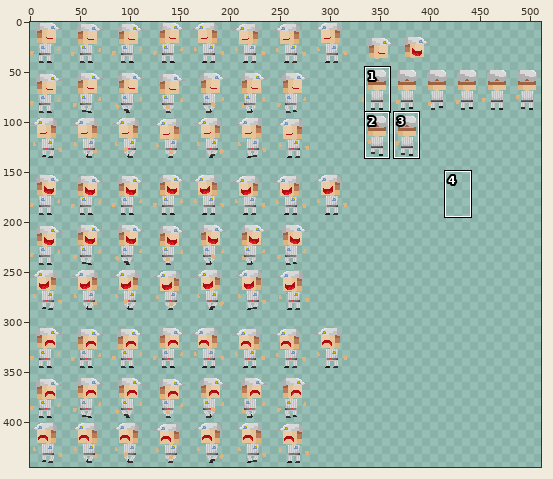
Two versions of one sprite sheet, SDL8_Handout/Game/rtype/Sprites.png. The picture above shows the old version from afar; the outline marks the close-up.
Close-up. First the earlier version:
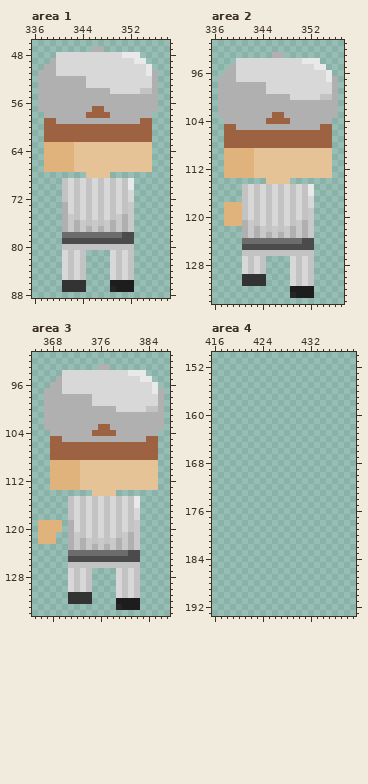
The file is 512x512 pixels. Colours within 5 levels of each other are drawn and written as one. Shown: area 1: x 336..358, y 46..88; area 2: x 336..357, y 91..134; area 3: x 365..387, y 91..134; area 4: x 416..439, y 150..193. The wide view leaves out empty margins. The commit also changed other parts of the picture, which this record leaves out.
The result:
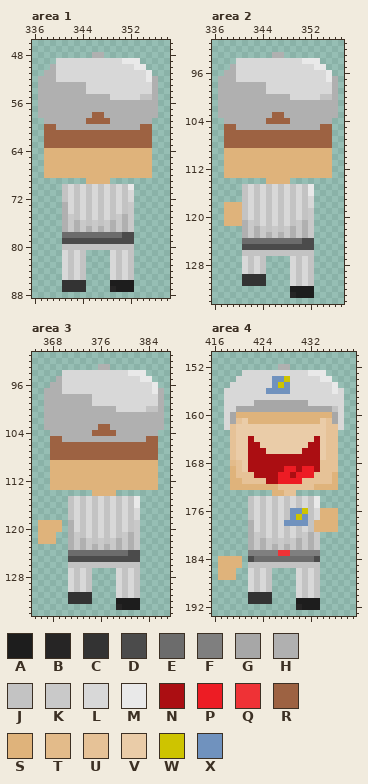
Palette (. is transparent): A #1d1d1d  B #262525  C #333333  D #4b4b4b  E #6c6c6c  F #7f7f7f  G #a7a7a7  H #b0b0b0  J #c3c3c3  K #c9c9c9  L #d8d8d8  M #e9e9e9  N #ab0e12  P #ed1c24  Q #ef3236  R #9d6242  S #dfb37b  T #e3bb8a  U #e6c297  V #eacca8  W #cec400  X #7092be
Diff:
Changed rows in their new state; - is an unchanged pixel.
Area 1:
first column x 337:
47 ---------..---------
48 ---......HH......---
49 --.-----------MM-.--
50 -.--------------MM.-
51 .------------------.
52 ---LLLLL----------M-
54 --------LLLL-----LL-
55 ------------LLLLLJJ-
57 ---------HH---------
58 H-------H--H-------H
59 -HH-----RRRR-----HH-
60 ---HHHHHHHHHHHHHH---
63 -RRRRRRRRRRRRRRRRRR-
64 ------SSSSSSSSSSSSS-
65 ------SSSSSSSSSSSSS-
66 ------SSSSSSSSSSSSS-
67 ------SSSSSSSSSSSSS-
68 -SSSSSSSSSSSSSSSSSS-
69 ----....SSSS....----
Area 2:
first column x 343:
109 SSSSSSSSSSSSS
110 SSSSSSSSSSSSS
111 SSSSSSSSSSSSS
112 SSSSSSSSSSSSS
113 SSSSSSSSSSSSS
114 --SSSS-------
Area 3:
first column x 373:
109 SSSSSSSSSSSSS
110 SSSSSSSSSSSSS
111 SSSSSSSSSSSSS
112 SSSSSSSSSSSSS
113 SSSSSSSSSSSSS
114 --SSSS-------
Area 4:
first column x 417:
152 ----------HH---------
153 ----LLLLLLLLLLLMMM---
154 ---LLLLLLXXWLLLLLMM--
155 --LLLLLLLXWXLLLLLLLM-
156 -LLLLLLLXXXXLLLLLLLML
157 -LLLLLLLLLLLLLLLLLLLL
158 -LLLLLGGGGGGGGGLLLLLL
159 -LLGGGGGGGGGGGGGGGGJL
160 -LGSSSSSSSSSSSSSSSSGL
161 -LGUVSSSSSSSSSSSSVUGL
162 -LUVVVVVVVVVVVVVVVUUL
163 --UVVVVVVVVVVVVVVVUU-
164 --UVVNVVVVVVVVVVNVUU-
165 --UVVNNVVVVVVVVNNVUU-
166 --UVVNNNVVVVVVNNNVUU-
167 --UVVNNNNNNNNNNNNVUU-
168 --TUVNNNNNNNNNNNNUUU-
169 --SUVNNNNNNPPNPPNUUU-
170 --SUUUNNNNPPNPPPUUUS-
171 --SSUUUUNNPPPPUUUUUS-
172 --SSSSSSSSUUUUUUSSSS-
173 ---------SSUU--------
174 -----JLJLJLJLJLJM----
175 -----JLJLJLJLJLJM----
176 -----JLJLJLJXXWJLSSS-
177 -----JLJLJLJXWXJLSSS-
178 -----HLJLJLXXXXJSSSS-
179 -----HLJLJLJLJLJSSSS-
180 -----HKJLJLJLJKHK----
181 -----HKHKJKJKHKHK----
182 -----HKHKHKHKHKHK----
183 -----FFFFFQQFFFFF----
184 SSSS-DEEEEEEEEEED----
185 SSSS-JJJJJJJJJJJJ----
186 SSS--LJLJ----LJLJ----
187 SSS--LJLJ----LJLJ----
188 -----LJLJ----LJLJ----
189 -----LJLJ----LJLJ----
190 -----CCCC----LJLJ----
191 -----CCCC----AAAA----
192 -------------BAAA----
Where, in picture pixels (left, top, right, bottom), the same in both close-ups:
changed: (38, 46, 158, 184)
changed: (254, 148, 332, 184)
changed: (80, 460, 158, 496)
added: (218, 364, 344, 610)
